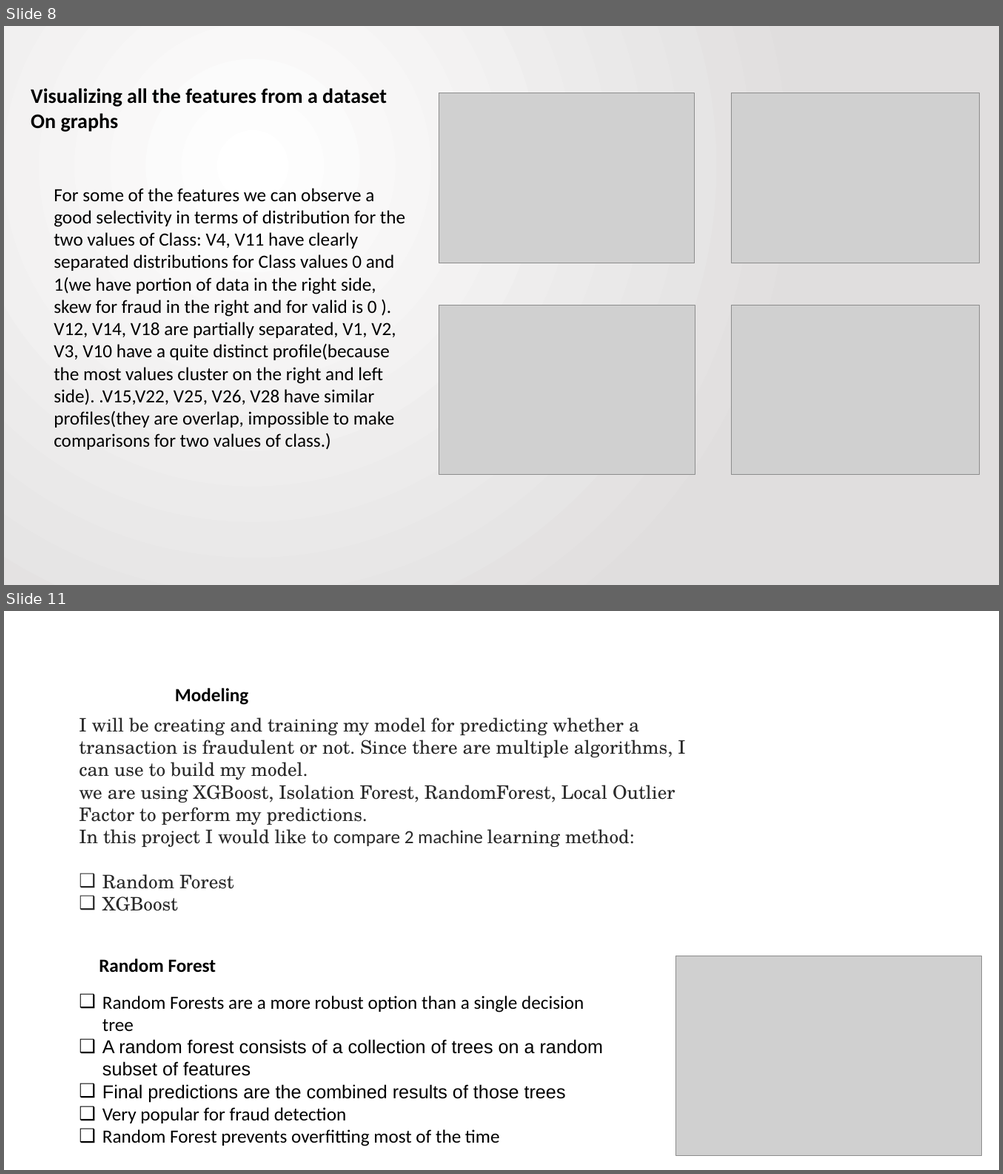
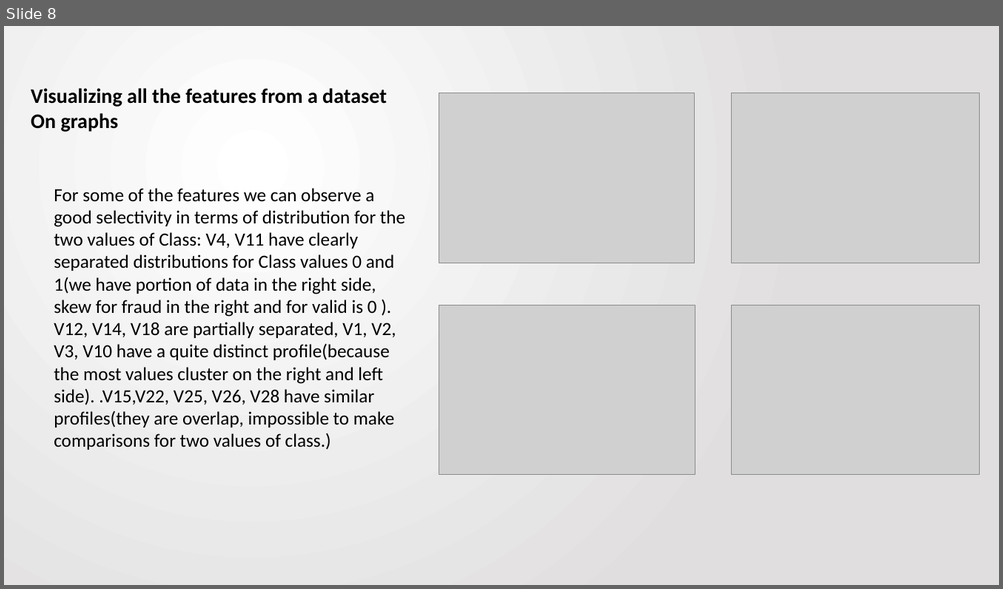
Before and after one commit to Nastaranra/Springboard_Project, a slide deck: Unit 20/Final_Presentation_Credit_card_Fraud_Detection.pptx. Shown one above the other, each under a label of ours: slides 8 and 11 before the commit, slide 8 after it; the slides between them are not shown. The pictures are 1003x1174 and 1003x589 pixels, drawn with LibreOffice and Linux fonts; fonts in the diff are those of the drawing; grey boxes stand for pictures. Boxes give left, top, right and bottom in pixels: in the first picture for what was removed or moved away, otherwise in the second. Text is boxed around its words. In the diff, an @@ line names an element or a change of style, - is before the commit and + after.

```diff
--- a/Unit 20/Final_Presentation_Credit_card_Fraud_Detection.pptx
+++ b/Unit 20/Final_Presentation_Credit_card_Fraud_Detection.pptx
@@ slide 11 removed at <box>4,611,999,1170</box>, background #FFFFFF @@
@@ text removed at <box>175,688,249,705</box> @@
-Modeling
@@ text removed at <box>79,718,685,911</box> @@
-I will be creating and training my model for predicting whether a transaction is fraudulent or not. Since there are multiple algorithms, I can use to build my model.
-we are using XGBoost, Isolation Forest, RandomForest, Local Outlier Factor to perform my predictions.
-In this project I would like to compare 2 machine learning method:
-❑ Random Forest
-❑ XGBoost
@@ text removed at <box>99,959,216,973</box> @@
-Random Forest
@@ picture removed at <box>675,957,982,1156</box> @@
@@ text removed at <box>102,996,603,1147</box> @@
-❑ Random Forests are a more robust option than a single decision tree
-❑ A random forest consists of a collection of trees on a random subset of features
-❑ Final predictions are the combined results of those trees
-❑ Very popular for fraud detection
-❑ Random Forest prevents overfitting most of the time
```
Also in this commit, not shown: 8 slides changed, 2 other slides removed.
